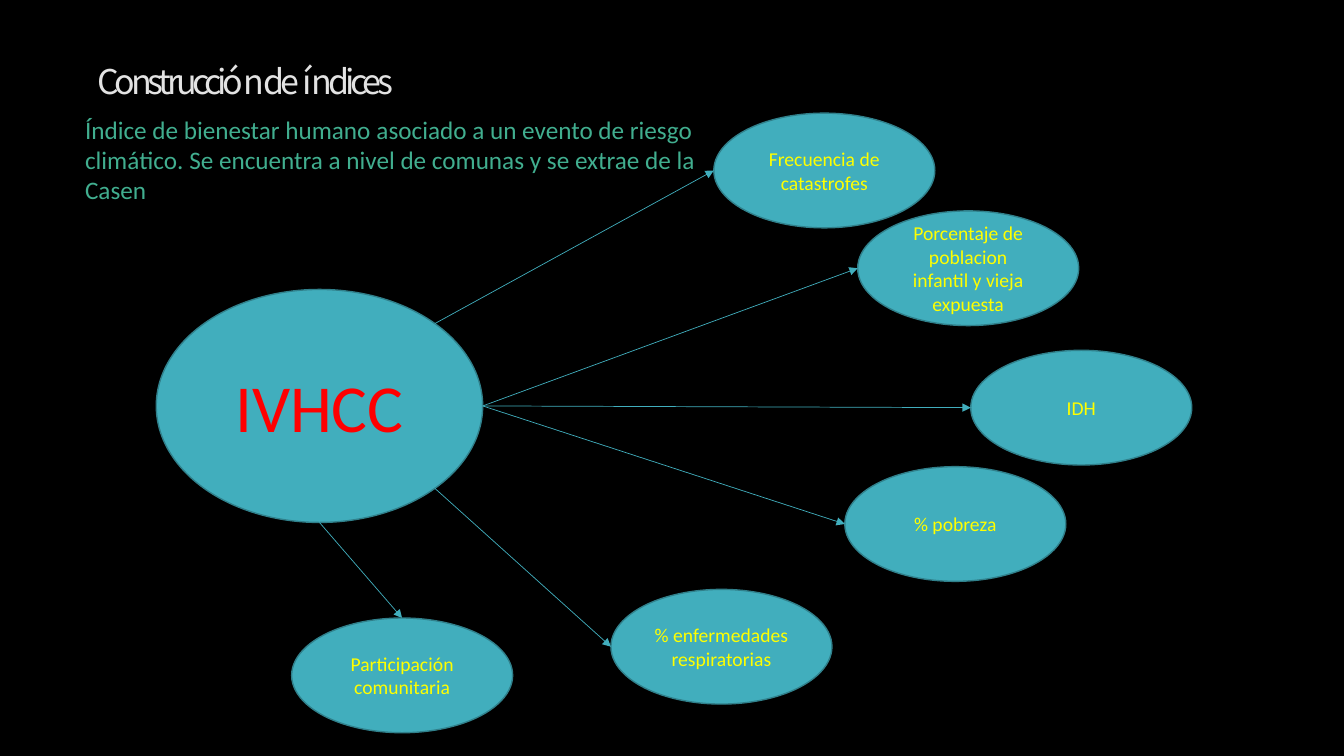
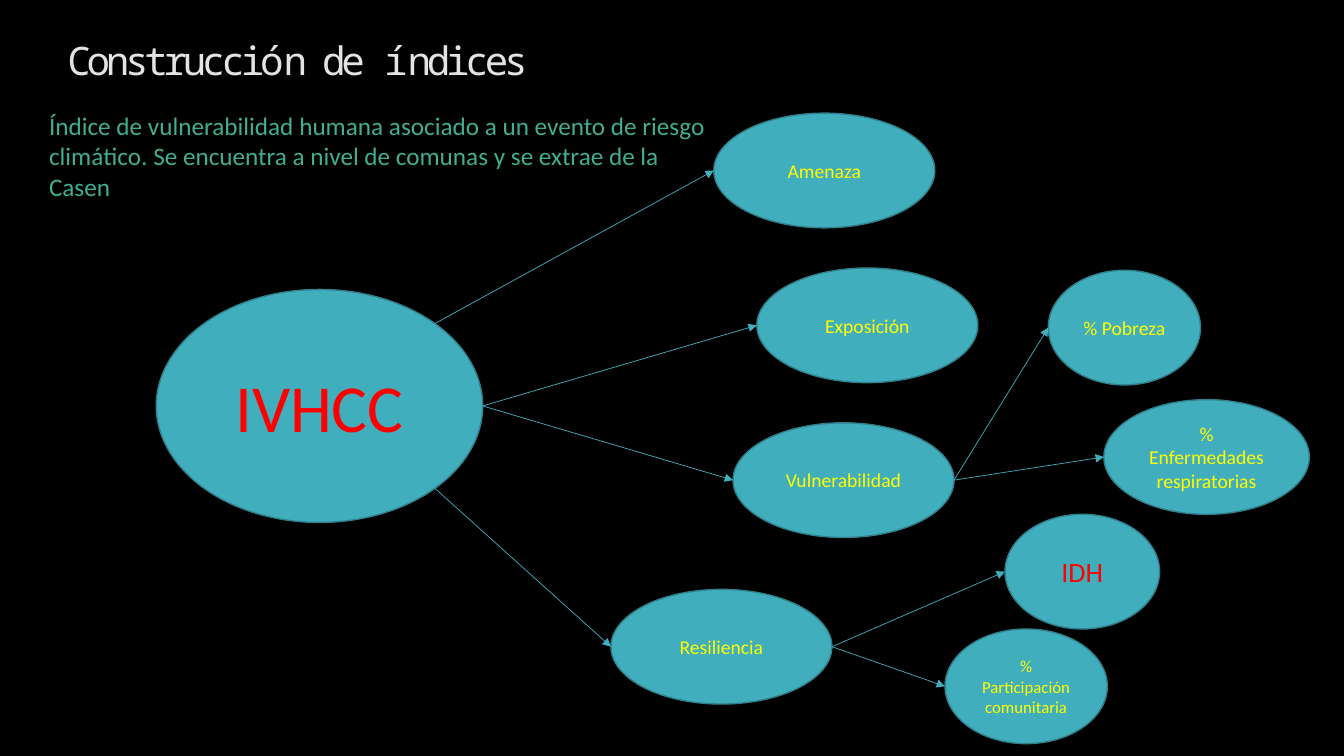
Before and after one commit to Sud-Austral/ds_indices, a slide deck: slide 10 of indices.pptx (slide 13 before the commit). Drawn at 1344x756 pixels with LibreOffice and Linux fonts; fonts in the diff are those of the drawing; background and template pictures are left out. Boxes give left, top, right and bottom in pixels: in the first picture for what was removed or moved away, otherwise in the second. Text is boxed around its words. In the diff, an @@ line names an element or a change of style, - is before the commit and + after.

```diff
--- a/indices.pptx
+++ b/indices.pptx
@@ title "Construcción de índices": place and size @@
-title "Construcción de índices" at bbox=[97, 64, 393, 95]
+title "Construcción de índices" at bbox=[67, 45, 527, 76]
@@ title "Construcción de índices" at bbox=[67, 45, 527, 76]: size 24.3 to 28 pt, font Noto Sans CJK KR to Noto Sans Mono @@
@@ text at bbox=[49, 115, 704, 196]: text changed @@
-Índice de bienestar humano asociado a un evento de riesgo climático. Se encuentra a nivel de comunas y se extrae de la Casen
+Índice de vulnerabilidad humana asociado a un evento de riesgo climático. Se encuentra a nivel de comunas y se extrae de la Casen
@@ text in ellipse at bbox=[788, 165, 861, 178]: text changed @@
-Frecuencia de catastrofes
+Amenaza
@@ ellipse "Exposición": place and size @@
-ellipse "Exposición" at bbox=[858, 211, 1079, 326]
+ellipse "Exposición" at bbox=[757, 268, 978, 383]
@@ ellipse "% Pobreza": place and size @@
-ellipse "% Pobreza" at bbox=[845, 467, 1066, 582]
+ellipse "% Pobreza" at bbox=[1049, 270, 1201, 385]
@@ arrow moved from (483, 406) - (858, 268) to (483, 406) - (757, 326) @@
@@ text in ellipse at bbox=[825, 319, 909, 336]: text changed @@
-Porcentaje de poblacion infantil y vieja expuesta
+Exposición
@@ arrow added from (954, 480) to (1049, 328), #41AEBD 0.5 pt @@
@@ text in ellipse at bbox=[1102, 321, 1165, 335]: text changed @@
-% pobreza
+% Pobreza
@@ arrow moved from (483, 406) - (845, 524) to (483, 406) - (733, 480) @@
@@ arrow removed from (483, 406) to (971, 407) @@
@@ ellipse added at bbox=[1104, 399, 1310, 514], fill #41AEBD, outline #30818C 1 pt, 14 pt, text #FFFF00 @@
+% Enfermedades respiratorias
@@ ellipse added at bbox=[733, 422, 954, 537], fill #41AEBD, outline #30818C 1 pt, 14 pt, text #FFFF00 @@
+Vulnerabilidad
@@ arrow added from (954, 480) to (1104, 457), #41AEBD 0.5 pt @@
@@ arrow removed from (320, 522) to (402, 618) @@
@@ ellipse "IDH": place and size @@
-ellipse "IDH" at bbox=[971, 351, 1192, 466]
+ellipse "IDH" at bbox=[1005, 514, 1159, 629]
@@ ellipse "IDH" at bbox=[1005, 514, 1159, 629]: size 14 to 20 pt, text colour #FFFF00 to #FF0000 @@
@@ arrow added from (832, 647) to (1005, 572), #41AEBD 0.5 pt @@
@@ ellipse "% Participación comunitaria": place and size @@
-ellipse "% Participación comunitaria" at bbox=[291, 618, 512, 733]
+ellipse "% Participación comunitaria" at bbox=[946, 629, 1108, 744]
@@ text in ellipse at bbox=[680, 640, 763, 654]: text changed @@
-% enfermedades respiratorias
+Resiliencia
@@ arrow added from (832, 647) to (946, 687), #41AEBD 0.5 pt @@
@@ text in ellipse at bbox=[982, 681, 1070, 713]: text changed; size 14 to 12 pt @@
-Participación comunitaria
+% Participación comunitaria
```
Also in this commit, not shown: 15 other slides changed, 13 slides added, 9 slides removed.
